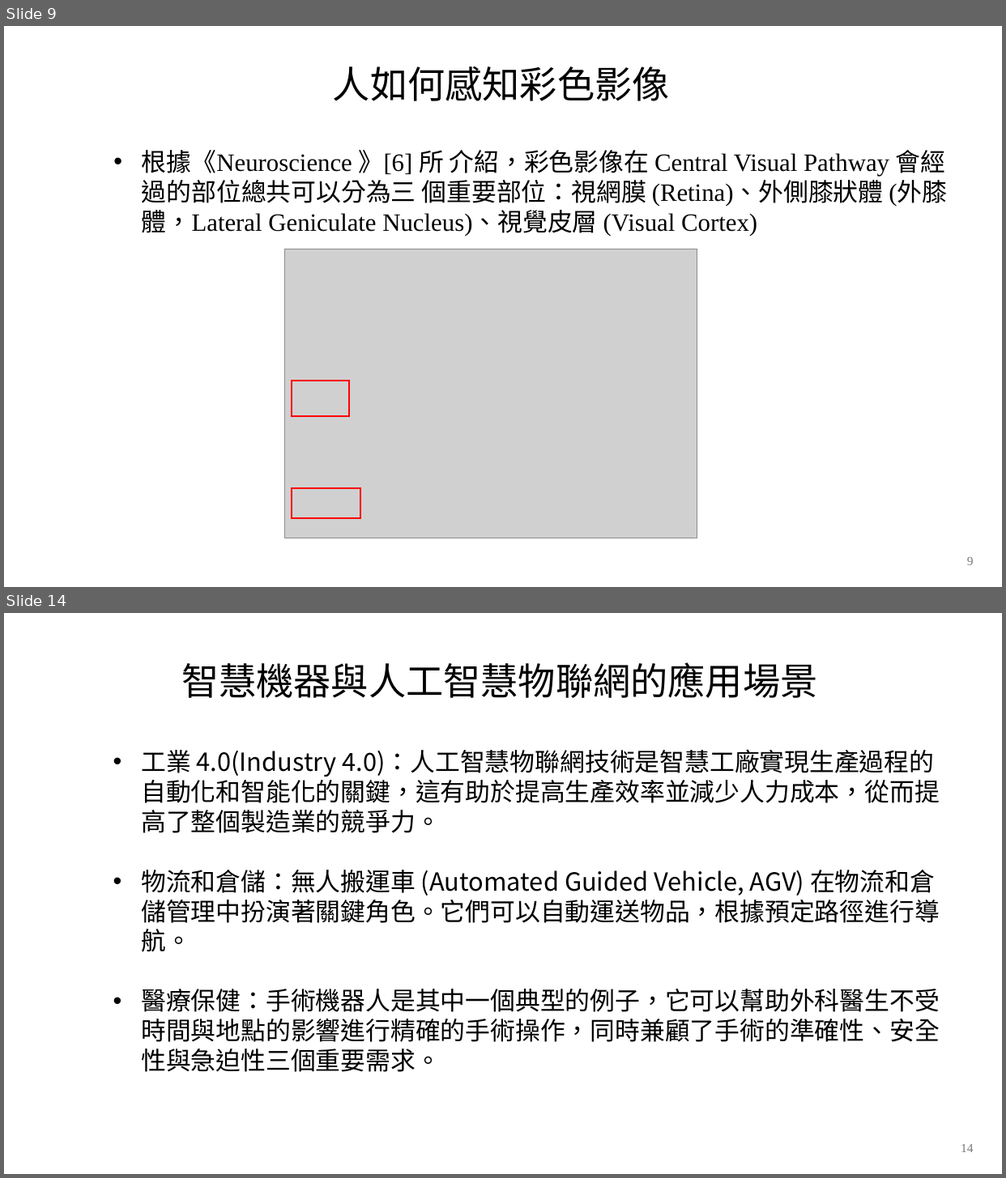
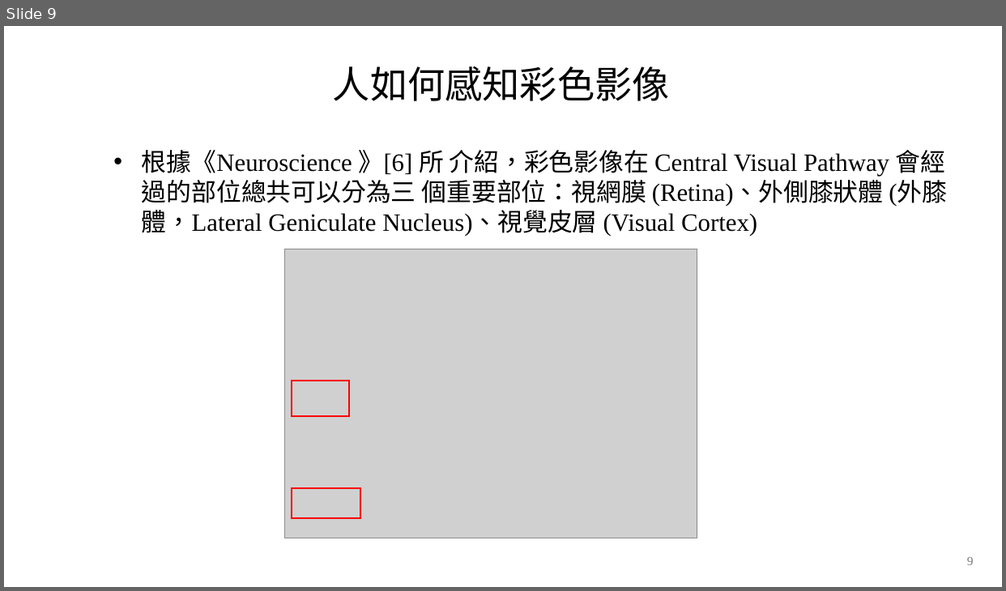
Before and after one commit to Cobra30621/RGB_SFM_V2, a slide deck: 文件/ppt/簡報.pptx. Shown one above the other, each under a label of ours: slides 9 and 14 before the commit, slide 9 after it; the slides between them are not shown. The pictures are 1006x1178 and 1006x591 pixels, drawn with LibreOffice and Linux fonts; fonts in the diff are those of the drawing; grey boxes stand for pictures; background and template pictures are left out. Boxes give left, top, right and bottom in pixels: in the first picture for what was removed or moved away, otherwise in the second. Text is boxed around its words. In the diff, an @@ line names an element or a change of style, - is before the commit and + after.

```diff
--- a/文件/ppt/簡報.pptx
+++ b/文件/ppt/簡報.pptx
@@ slide 14 removed at (4, 613, 1002, 1174), background picture (left out) @@
@@ text removed at (181, 662, 817, 698) @@
-智慧機器與人工智慧物聯網的應用場景
@@ text removed at (141, 749, 940, 1072) @@
-• 工業 4.0(Industry 4.0)：人工智慧物聯網技術是智慧工廠實現生產過程的自動化和智能化的關鍵，這有助於提高生產效率並減少人力成本，從而提高了整個製造業的競爭力。
-• 物流和倉儲：無人搬運車 (Automated Guided Vehicle, AGV) 在物流和倉儲管理中扮演著關鍵角色。它們可以自動運送物品，根據預定路徑進行導航。
-• 醫療保健：手術機器人是其中一個典型的例子，它可以幫助外科醫生不受時間與地點的影響進行精確的手術操作，同時兼顧了手術的準確性、安全性與急迫性三個重要需求。
@@ page number removed at (961, 1144, 973, 1152) @@
-14
```
Also in this commit, not shown: 4 slides changed, 2 slides added, 1 other slide removed, 5 other files.
